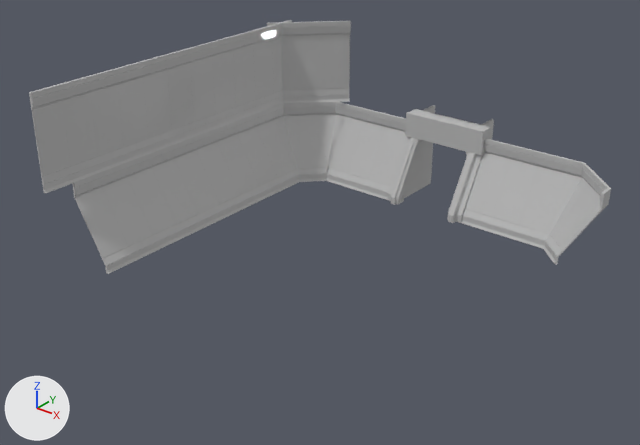
The FBX model Assets/Game/Models/Environment/Rooms/Room_Lab_GarbageRoom.fbx, before and after one commit.
Before and after are seen from a camera (50 mm lens) standing at (29.3, -38.0, 26.2) and looking at (-1.2, 0.0, 2.6). Arrows for +X, +Y and +Z are at lower left; the lights stay in place. Where no turn or scale is listed for an object, it has been applied to the vertices. Vertices at the same position are counted once.

Objects in the first picture: 'Garbage_Tall_Door_4m_Collider002', 'RoomDoor_Garbage_side_Collider_R', 'Room_Garbage_Corner_Upper001', 'Room_Garbage_Corner_Upper002', 'Room_Garbage_Corner_base001', 'Room_Garbage_Corner_base002', 'Room_Garbage_DoorWall_base', 'Room_Garbage_DoorWall_upper', 'Room_Garbage_UpperWalls', 'Room_Garbage_UpperWalls_Corner', 'Room_Garbage_Wall_Upper', 'Room_Garbage_Wall_base'.
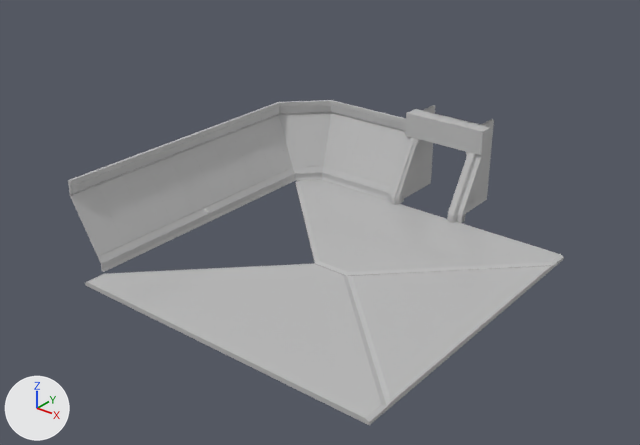
The edits, one by one:
me_mesh is used by ob_room_garbage_doorwall_base; location (-9.0, 10.0, 0.0).
me_mesh had 783 vertices, 648 faces and spanned x 0.0..20.3, y 0.0..2.4, z 0.0..5.4.
me_mesh now has 103 vertices, 108 faces and spans x 0.0..20.3, y 0.0..0.9, z 0.0..5.1.
me_mesh part 1: 30 loose pieces with 642 vertices, spanning x 0.0..18.0, y 0.0..2.4, z 0.0..5.4, are deleted.
Part 2, on me_mesh:
38 vertices are removed from x 2.0..6.0, y 0.1..0.4, z 0.5..0.9.
44 faces are deleted.
16 new faces join them.
Mesh me_mesh_013_1 is new.
It has 69 vertices, 70 faces and spans x -9.0..0.2, y -9.0..9.0, z -0.3..0.0.
It uses material mat_wall_lab (its picture is missing).
Mesh me_mesh_014_1 is new.
It has 141 vertices, 143 faces and spans x -10.4..10.4, y 0.0..10.7, z -0.3..0.0.
It uses material mat_wall_lab (its picture is missing).
Mesh me_mesh_015_1 is new.
It has 149 vertices, 148 faces and spans x -10.4..10.4, y -10.7..0.0, z -0.3..0.0.
It uses material mat_wall_lab (its picture is missing).
Object 'Room_Garbage_Wall_base' (ob_room_garbage_wall_base) moves from (-10.0, -9.41, 0.0) to (-10.41, -9.41, 0.0).
Object 'Room_Garbage_Corner_base002' (ob_room_garbage_corner_base002) is deleted.
Object 'Room_Garbage_UpperWalls' (ob_room_garbage_upperwalls) is deleted.
Object 'Room_Garbage_Corner_Upper001' (ob_room_garbage_corner_upper001) moves from (-8.59, 10.0, 0.0) to (-9.0, 10.0, 0.0).
Object 'Room_Garbage_Wall_Upper' (ob_room_garbage_wall_upper) moves from (-10.0, -9.41, 0.0) to (-10.41, -9.41, 0.0).
Object 'Room_Garbage_UpperWalls_Corner' (ob_room_garbage_upperwalls_corner) is deleted.
Object 'Room_Garbage_Corner_base001' (ob_room_garbage_corner_base001) moves from (-8.59, 10.0, 0.0) to (-9.0, 10.0, 0.0).
Object 'Room_Garbage_Corner_Upper002' (ob_room_garbage_corner_upper002) is deleted.
Object 'FallGate_Side' (ob_fallgate_side) is new; it shows me_mesh_013_1.
Its location is (10.21, -0.41, 0.0).
Object 'FallGate_P2' (ob_fallgate_p2) is new; it shows me_mesh_014_1.
Its location is (0.0, -10.83, 0.0).
Object 'FallGate_P1' (ob_fallgate_p1) is new; it shows me_mesh_015_1.
Its location is (0.0, 10.0, 0.0).

Location of each change, [x1, y1, x2, y2] in pixels of the pictures (640 x 445 px):
'FallGate_P2', added: after [85, 263, 387, 425]
'Room_Garbage_UpperWalls', deleted: before [29, 20, 292, 193]
'Room_Garbage_Wall_Upper', moved: before [73, 107, 298, 266]; after [68, 105, 294, 264]
'FallGate_Side', added: after [347, 265, 554, 410]
'FallGate_P1', added: after [295, 180, 564, 275]
'Room_Garbage_DoorWall_base', reshaped: before [326, 138, 569, 249]; after [322, 173, 388, 200]
'Room_Garbage_UpperWalls_Corner', deleted: before [267, 21, 351, 104]
'Room_Garbage_Corner_Upper001', moved: before [274, 102, 346, 175]; after [270, 100, 342, 174]
'Room_Garbage_Corner_Upper002', deleted: before [545, 159, 611, 257]
'Room_Garbage_Wall_base', moved: before [105, 176, 299, 274]; after [101, 174, 295, 272]
'Room_Garbage_Corner_base001', moved: before [298, 174, 327, 182]; after [294, 172, 323, 181]
'Room_Garbage_Corner_base002', deleted: before [543, 241, 559, 265]
part 1 of me_mesh, deleted: before [327, 138, 569, 249]
part 2 of me_mesh, cut back: before [333, 173, 390, 192]; after [333, 176, 366, 190]
